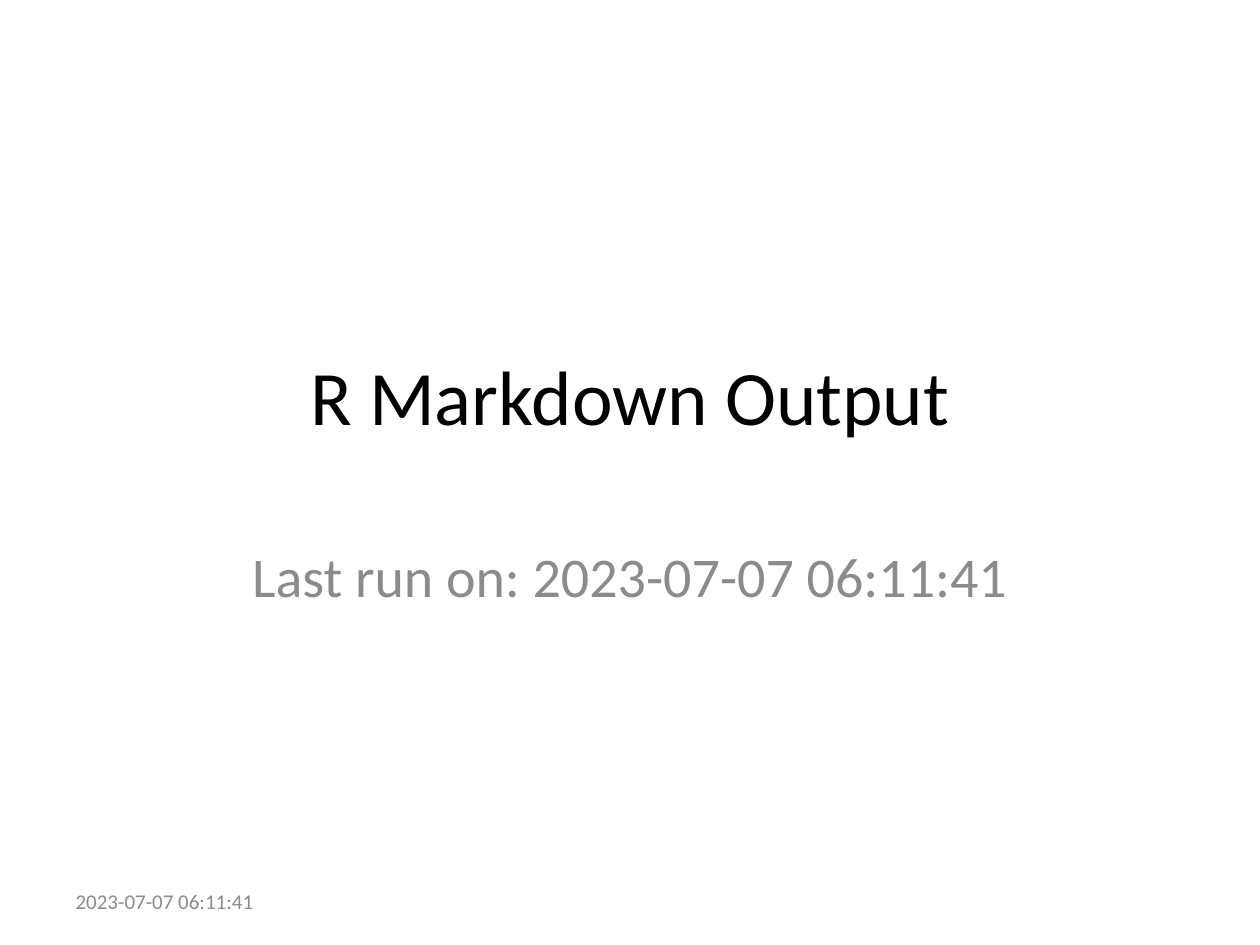
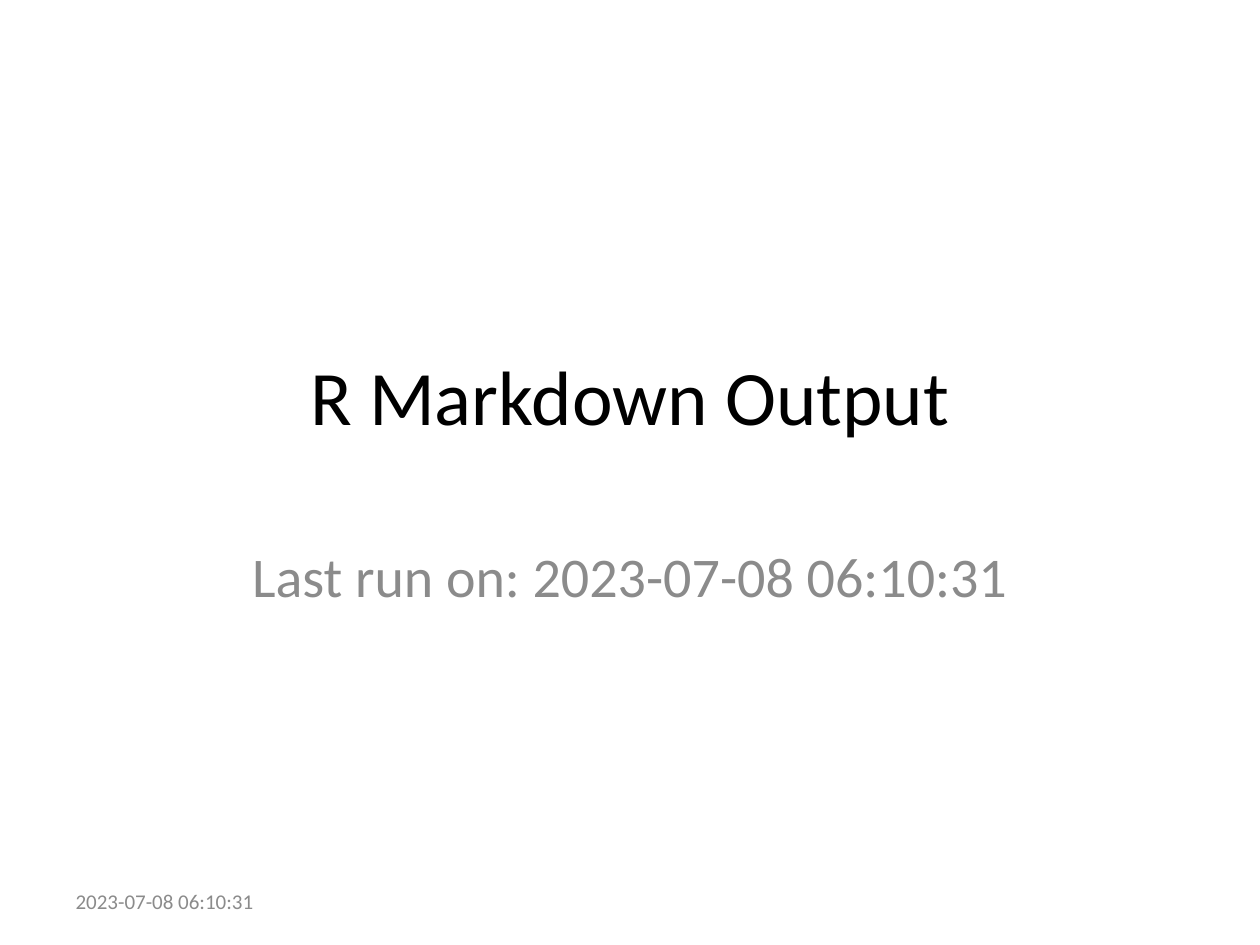
Before and after one commit to ries9112/R-Markdown-Gallery, a slide deck: slide 1 of presentations/powerpoint.pptx. Drawn at 1260x945 pixels with LibreOffice and Linux fonts; fonts in the diff are those of the drawing. Boxes give left, top, right and bottom in pixels: in the first picture for what was removed or moved away, otherwise in the second. Text is boxed around its words. In the diff, an @@ line names an element or a change of style, - is before the commit and + after.

Commit message:
Refresh R Markdown examples from CI automated process

```diff
--- a/presentations/powerpoint.pptx
+++ b/presentations/powerpoint.pptx
@@ subtitle at <box>252,559,1007,598</box>: text changed @@
-Last run on: 2023-07-07 06:11:41
+Last run on: 2023-07-08 06:10:31
@@ text at <box>76,895,253,909</box>: text changed @@
-2023-07-07 06:11:41
+2023-07-08 06:10:31
```
Also in this commit, not shown: 22 other files.
